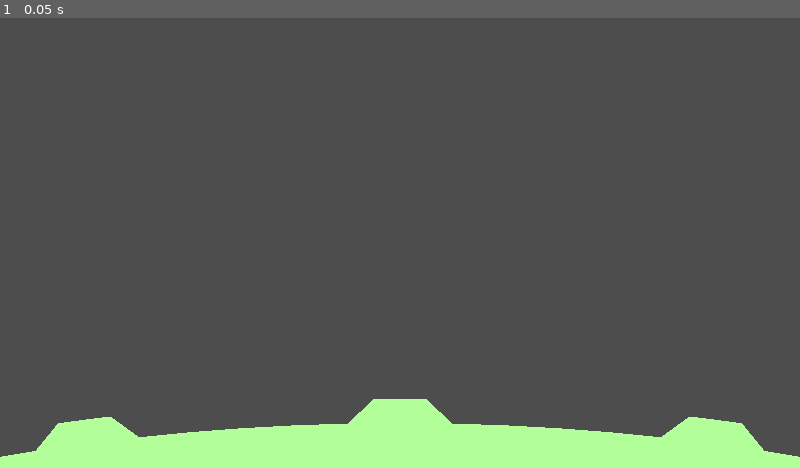
Above: before the commit, frame 1.
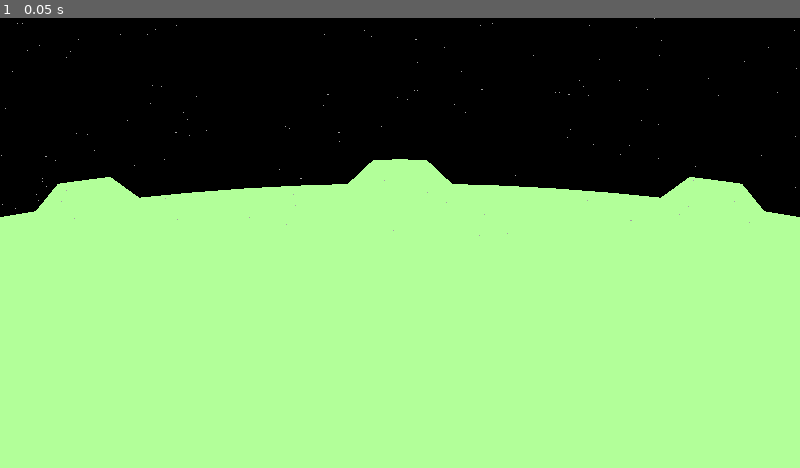
Above: after the commit, the same moment.

Repository: tartley/missile-commander
Game: Godot game, scene res://main.tscn
Same seed, same stepped clock (60 frames per second), same inputs: the game is played once before the commit and once after it.
Inputs:
- Up to frame 1 (0.05 s): no input

The runs differ from the first frame. In frame 1, 91% of the frame differs, in the area x 0-100%, y 0-98%.

Commit message:
Fixed pan, tilt, starfield.

Diff:
--- a/camera.gd
+++ b/camera.gd
@@ -1,4 +1,3 @@
-@tool
 extends Camera2D
 
 func _process(_delta):
@@ -6,10 +5,7 @@
         # TODO draw extents
         pass
     else:
-        # TODO pan left/right
-        position.x = 0
-        # TODO pan up/down
-        position.y = %Ground.RADIUS + get_viewport_rect().size.y * 0.8
-        # TODO rotate as we pan
-        #rotation = %mouse.position.x / 1500
+        position.x = %Mouse.position.x / 3.6
+        position.y = %Ground.RADIUS + get_viewport_rect().size.y * 0.8 + (%Mouse.position.y - %Ground.RADIUS) * 0.1
+        rotation = position.x / -30000
         zoom = Vector2(0.5, 0.5)
--- a/ground.gd
+++ b/ground.gd
@@ -3,12 +3,12 @@
 The shape we draw determines the positions of the bases and cities,
 which will ask us where they should be located.
 '''
-@tool
-extends Node2D
+class_name Ground extends Node2D
 
-# Define the pizza-sliced planet segment
+# The ground is a pizza-slice shaped segment of a circular planet, centered at (0, 0), with:
 const RADIUS := 23000.0
-const ALPHA := PI / 16.0 # Half angle subtended by planet segment, radians
+# extending for PLANET_ANGLE radians on either side of 'straight up':
+const PLANET_ANGLE := PI / 16.0
 const HILL_HEIGHT := RADIUS / 100.0
 const COLOR := Color(0.1, 0.5, 0.2)
 
@@ -17,72 +17,51 @@
 var cities : Array[Vector2] = []
 var bases : Array[Vector2] = []
 
-func create_annotated_polars(annotated_polars:Array, segment_angle:float, radius:float) -> Array:
-    var retval: Array = []
-    var annotation: String
-    var vector: Vector2
-    for p in annotated_polars:
-        vector = Vector2(
-            PI / 2.0 + p[0] * segment_angle,
-            p[1] + radius
-        )
-        if len(p) == 2:
-            annotation = ""
-        elif len(p) == 3:
-            annotation = p[2]
-        else:
-            const msg := "create_annotated_polars: len(item)=%s not in [2, 3], (%s)"
-            assert(false, msg % [len(p), p])
-        retval.append([vector, annotation])
-    return retval
-
 func _ready():
-    # Shape of ground in annotated polar co-ordinates, ((angle, radius), feature).
-    # Where angle=0 is straight up, and radius is relative to ground level.
-    # Hence radius=0 actually represents a radius of RADIUS.
-    # and 'feature' is a string indicating the point is the location of
-    # an in-game feature. These aren't used as yet.
+    # Shape of ground in annotated polar co-ordinates, (angle, radius, feature). Where:
+    # * angle=0 is straight up,
+    # * radius is relative to planet center at origin,
+    # * feature is a string indicating the point is the location of an in-game feature.
 
     # Approximate the curved surface with straight segments.
-    # Expressed as [angle-relative-to-up, height-above-ground-level, feature]
-    const SEGMENT_ANGLE := ALPHA / 36
-    var polars := create_annotated_polars(
-        [
-            [-36, -RADIUS],
-            [-36, 0, "edge"],
-            [-32, 0],
-            [-28, 0],
-            [-26, HILL_HEIGHT],
-            [-24, HILL_HEIGHT, "base"],
-            [-22, HILL_HEIGHT],
-            [-20, 0],
-            [-16, 0, "city"],
-            [-12, 0, "city"],
-            [-8, 0, "city"],
-            [-4, 0],
-            [-2, HILL_HEIGHT],
-            [0, HILL_HEIGHT, "base"],
-            [2, HILL_HEIGHT],
-            [4, 0],
-            [8, 0, "city"],
-            [12, 0, "city"],
-            [16, 0, "city"],
-            [20, 0],
-            [22, HILL_HEIGHT],
-            [24, HILL_HEIGHT, "base"],
-            [26, HILL_HEIGHT],
-            [28, 0],
-            [32, 0],
-            [36, 0, "edge"],
-            [36, -RADIUS],
-        ],
-        SEGMENT_ANGLE, RADIUS
-    )
-    var verts_annotated := Polar.cartesian_from_polars(polars)
+    const seg_ang := PLANET_ANGLE / 36
+    var annotated_polars : Array = [
+        Polar.new(-36 * seg_ang, 0),
+        Polar.new(-36 * seg_ang, RADIUS, "edge"),
+        Polar.new(-32 * seg_ang, RADIUS),
+        Polar.new(-28 * seg_ang, RADIUS),
+        Polar.new(-26 * seg_ang, RADIUS + HILL_HEIGHT),
+        Polar.new(-24 * seg_ang, RADIUS + HILL_HEIGHT, "base"),
+        Polar.new(-22 * seg_ang, RADIUS + HILL_HEIGHT),
+        Polar.new(-20 * seg_ang, RADIUS),
+        Polar.new(-16 * seg_ang, RADIUS, "city"),
+        Polar.new(-12 * seg_ang, RADIUS, "city"),
+        Polar.new(-8 * seg_ang, RADIUS, "city"),
+        Polar.new(-4 * seg_ang, RADIUS),
+        Polar.new(-2 * seg_ang, RADIUS + HILL_HEIGHT),
+        Polar.new(0 * seg_ang, RADIUS + HILL_HEIGHT, "base"),
+        Polar.new(2 * seg_ang, RADIUS + HILL_HEIGHT),
+        Polar.new(4 * seg_ang, RADIUS),
+        Polar.new(8 * seg_ang, RADIUS, "city"),
+        Polar.new(12 * seg_ang, RADIUS, "city"),
+        Polar.new(16 * seg_ang, RADIUS, "city"),
+        Polar.new(20 * seg_ang, RADIUS),
+        Polar.new(22 * seg_ang, RADIUS + HILL_HEIGHT),
+        Polar.new(24 * seg_ang, RADIUS + HILL_HEIGHT, "base"),
+        Polar.new(26 * seg_ang, RADIUS + HILL_HEIGHT),
+        Polar.new(28 * seg_ang, RADIUS),
+        Polar.new(32 * seg_ang, RADIUS),
+        Polar.new(36 * seg_ang, RADIUS, "edge"),
+        Polar.new(36 * seg_ang, 0),
+    ]
+
+    var xys_annotated: Array = []
+    for polar:Polar in annotated_polars:
+        xys_annotated.append([polar.cartesian(), polar.annotation])
 
     # Extract from the annotated verts array an array of regular vector2
     # and the locations of the named features.
-    for va in verts_annotated:
+    for va in xys_annotated:
         verts.append(va[0])
         var collection:Array
         if va[1] == "edge":
@@ -95,5 +74,9 @@
             assert(false, "Unrecognized vertex annotation '%s'" % va[1])
         collection.append(va[0])
 
+    print(edges)
+    return xys_annotated
+
+
 func _draw():
     draw_colored_polygon(verts, Color(.7, 1, .6))
--- /dev/null
+++ b/main.gd
@@ -0,0 +1 @@
+class_name Main extends Node2D
--- a/main.tscn
+++ b/main.tscn
@@ -1,20 +1,27 @@
-[gd_scene load_steps=6 format=3 uid="uid://dvl60w5q1oghk"]
+[gd_scene load_steps=8 format=3 uid="uid://dvl60w5q1oghk"]
 
 [ext_resource type="Script" path="res://camera.gd" id="1_2ff6t"]
+[ext_resource type="Script" path="res://main.gd" id="1_htis4"]
 [ext_resource type="Script" path="res://ground.gd" id="2_j6ko4"]
+[ext_resource type="Script" path="res://world.gd" id="3_qbr7l"]
 [ext_resource type="Script" path="res://mouse.gd" id="3_xy2w8"]
 [ext_resource type="Script" path="res://sky.gd" id="4_neypf"]
 [ext_resource type="Script" path="res://polar.gd" id="5_6n56b"]
 
 [node name="Main" type="Node2D"]
 scale = Vector2(1, -1)
+script = ExtResource("1_htis4")
 
 [node name="Camera" type="Camera2D" parent="."]
 position = Vector2(0, 12000)
 ignore_rotation = false
 script = ExtResource("1_2ff6t")
 
+[node name="Polar" type="Node" parent="."]
+script = ExtResource("5_6n56b")
+
 [node name="World" type="Node2D" parent="."]
+script = ExtResource("3_qbr7l")
 
 [node name="Ground" type="Node2D" parent="World"]
 unique_name_in_owner = true
@@ -26,6 +33,3 @@
 
 [node name="Sky" type="Node2D" parent="World"]
 script = ExtResource("4_neypf")
-
-[node name="Polar" type="Node" parent="."]
-script = ExtResource("5_6n56b")
--- a/mouse.gd
+++ b/mouse.gd
@@ -1,41 +1,50 @@
 extends Node2D
 
 # mouse can move around in these world co-ordinates
-var _world_polar: Vector2 # Mouse position, as (angle from up in radians, height above planet surface)
 var extent_polar: Rect2
 
-var world_polar: Vector2:
+# Mouse position, as (angle from up in radians, height above planet surface)
+var world_polar: Polar:
     get:
-        return _world_polar
+        return world_polar
     set(value):
-        _world_polar = value
-        position = Vector2(_world_polar.x, _world_polar.y + %Ground.RADIUS)
+        world_polar = value
+        position = world_polar.cartesian()
+
+func constrain(initial: Polar, extent: Rect2) -> void:
+    "Modifies 'initial' in-place to lie within 'extent'"
+    initial.angle = max(initial.angle, extent.position.x)
+    initial.radius = max(initial.radius, extent.position.y)
+    initial.angle = min(initial.angle, extent.end.x)
+    initial.radius = min(initial.radius, extent.end.y)
 
 func _ready():
-    extent_polar = Rect2(-%Ground.ALPHA, 0, %Ground.ALPHA * 2.0, get_viewport_rect().size.y)
+    extent_polar = Rect2(-%Ground.PLANET_ANGLE, %Ground.RADIUS * 10/10, %Ground.PLANET_ANGLE * 2.0, get_viewport_rect().size.y * 18/10)
 
 func _notification(what):
     match what:
         MainLoop.NOTIFICATION_APPLICATION_FOCUS_IN:
             Input.mouse_mode = Input.MOUSE_MODE_CAPTURED
-            world_polar = extent_polar.get_center()
+            world_polar = Polar.new(0, %Ground.RADIUS + get_viewport_rect().size.y * 5/10)
         MainLoop.NOTIFICATION_APPLICATION_FOCUS_OUT:
             Input.mouse_mode = Input.MOUSE_MODE_VISIBLE
 
 func _input(event: InputEvent):
     if event is InputEventMouseMotion:
-        world_polar.x += event.relative[0]
-        world_polar.y -= event.relative[1]
+        world_polar.angle += event.relative.x * 0.00012
+        world_polar.radius -= event.relative.y * 4
+        constrain(world_polar, extent_polar)
+        position = world_polar.cartesian()
 
 func _draw():
     var verts: Array[Vector2] = [
-        Vector2(-60, 0),
-        Vector2(-20, 0),
-        Vector2(20, 0),
-        Vector2(60, 0),
-        Vector2(0, -44),
-        Vector2(0, -20),
-        Vector2(0, 20),
-        Vector2(0, 44),
+        Vector2(-120, 0),
+        Vector2(-40, 0),
+        Vector2(40, 0),
+        Vector2(120, 0),
+        Vector2(0, -88),
+        Vector2(0, -40),
+        Vector2(0, 40),
+        Vector2(0, 88),
     ]
-    draw_multiline(verts, Color(.6, .8, .7), 8.0)
+    draw_multiline(verts, Color(.5, .6, .7), 8.0)
--- a/polar.gd
+++ b/polar.gd
@@ -1,13 +1,17 @@
 class_name Polar extends Node
 
-static func cartesian_from_polar(polar) -> Vector2:
+# Polar co-ordinates
+var angle: float # Relative to straight up, in radians, increasing clockwise.
+var radius: float
+var annotation: String
+
+func _init(_angle: float, _radius: float, _annotation: String = ""):
+    angle=_angle
+    radius=_radius
+    annotation=_annotation
+
+func cartesian() -> Vector2:
     return Vector2(
-        polar[1] * cos(polar[0]),
-        polar[1] * sin(polar[0]),
+        radius * sin(angle),
+        radius * cos(angle),
     )
-
-static func cartesian_from_polars(polars:Array) -> Array:
-    var xys := []
-    for p:Array in polars:
-        xys.append([cartesian_from_polar([p[0][0], p[0][1]]), p[1]])
-    return xys
--- a/project.godot
+++ b/project.godot
@@ -13,6 +13,7 @@
 config/name="Missile Command"
 run/main_scene="res://main.tscn"
 config/features=PackedStringArray("4.2", "Forward Plus")
+run/max_fps=60
 config/icon="res://icon.svg"
 
 [display]
@@ -28,3 +29,4 @@
 [rendering]
 
 renderer/rendering_method="gl_compatibility"
+environment/defaults/default_clear_color=Color(0, 0, 0, 1)
--- a/sky.gd
+++ b/sky.gd
@@ -6,10 +6,12 @@
     var x: int
     var y: int
     var size:float
-    for i in range(100):
-        x = random.randi_range(-1000, 1000)
-        y = random.randi_range(0, 1000)
-        size = random.randf_range(0.2, 3.0)
+    var bright: float
+    for i in range(1000):
+        x = random.randi_range(-4700, 4700)
+        y = random.randi_range(22500, 27500)
+        size = random.randf_range(4, 12.0)
+        bright = random.randf_range(0.5, 1.0)
         verts.append(Vector2(x, y))
         verts.append(Vector2(x + size, y))
-    draw_multiline(verts, Color(1, 1, 1), 8.0)
+    draw_multiline(verts, Color(bright, bright, bright), size)
--- /dev/null
+++ b/world.gd
@@ -0,0 +1 @@
+class_name World extends Node2D
